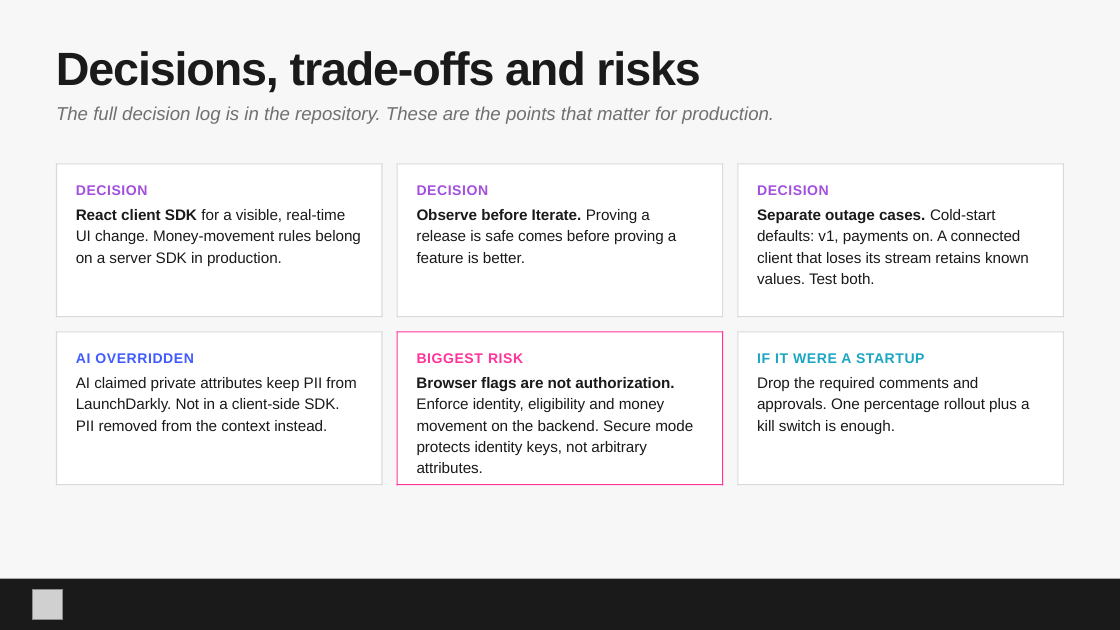
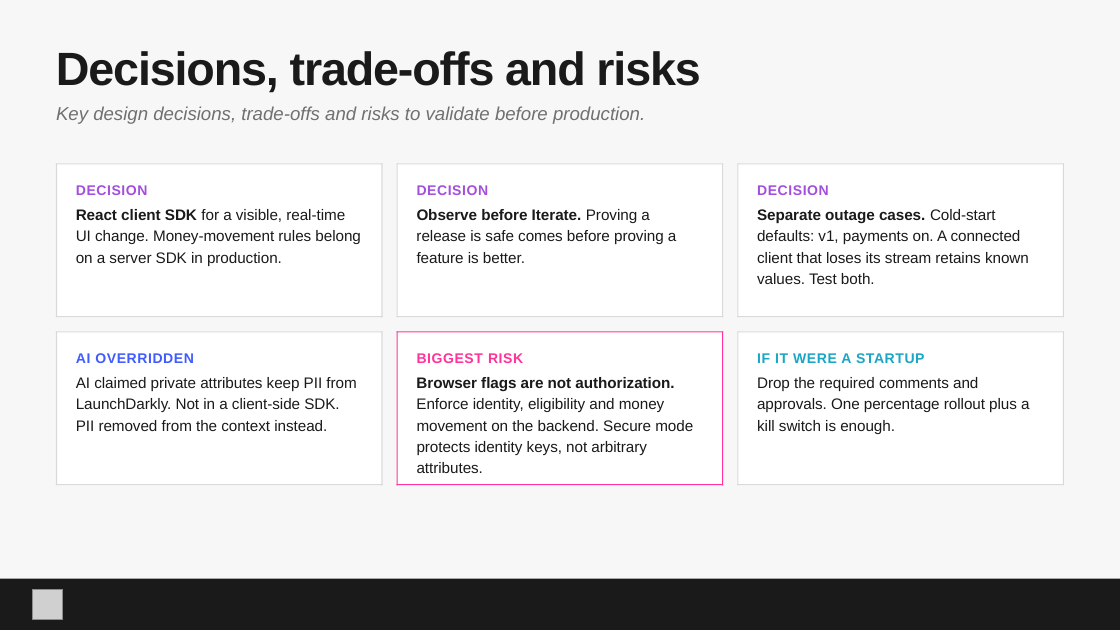
Before and after one commit to squalliram/ld-northwind-payments, a slide deck: slide 15 of docs/northwind-value-playback.pptx. Drawn at 1120x630 pixels with LibreOffice and Linux fonts; fonts in the diff are those of the drawing; grey boxes stand for pictures. Boxes give left, top, right and bottom in pixels: in the first picture for what was removed or moved away, otherwise in the second. Text is boxed around its words. In the diff, an @@ line names an element or a change of style, - is before the commit and + after.

```diff
--- a/docs/northwind-value-playback.pptx
+++ b/docs/northwind-value-playback.pptx
@@ text at (56,106,645,124): text changed @@
-The full decision log is in the repository. These are the points that matter for production.
+Key design decisions, trade-offs and risks to validate before production.
```
Also in this commit, not shown: 5 other files.
